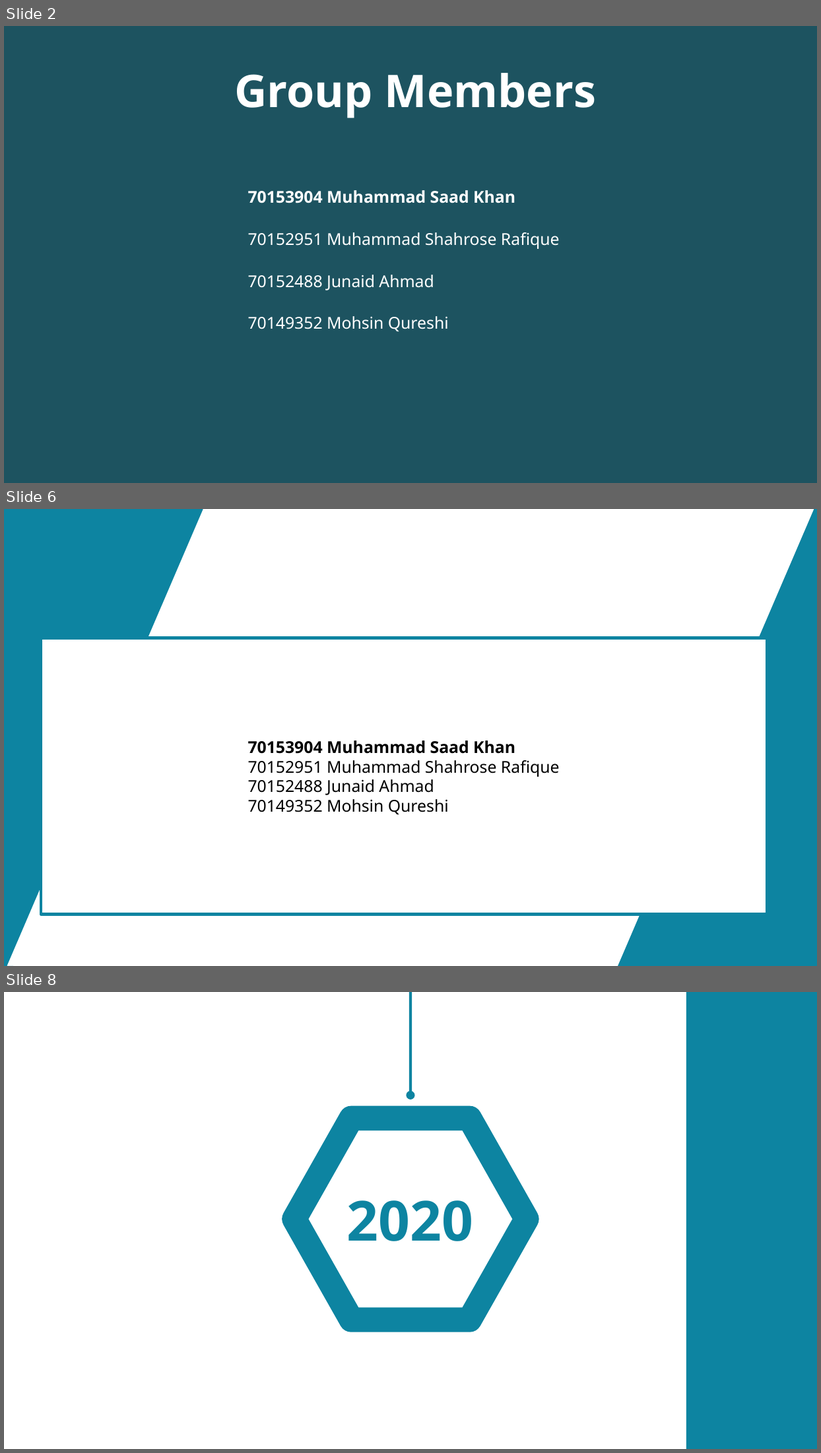
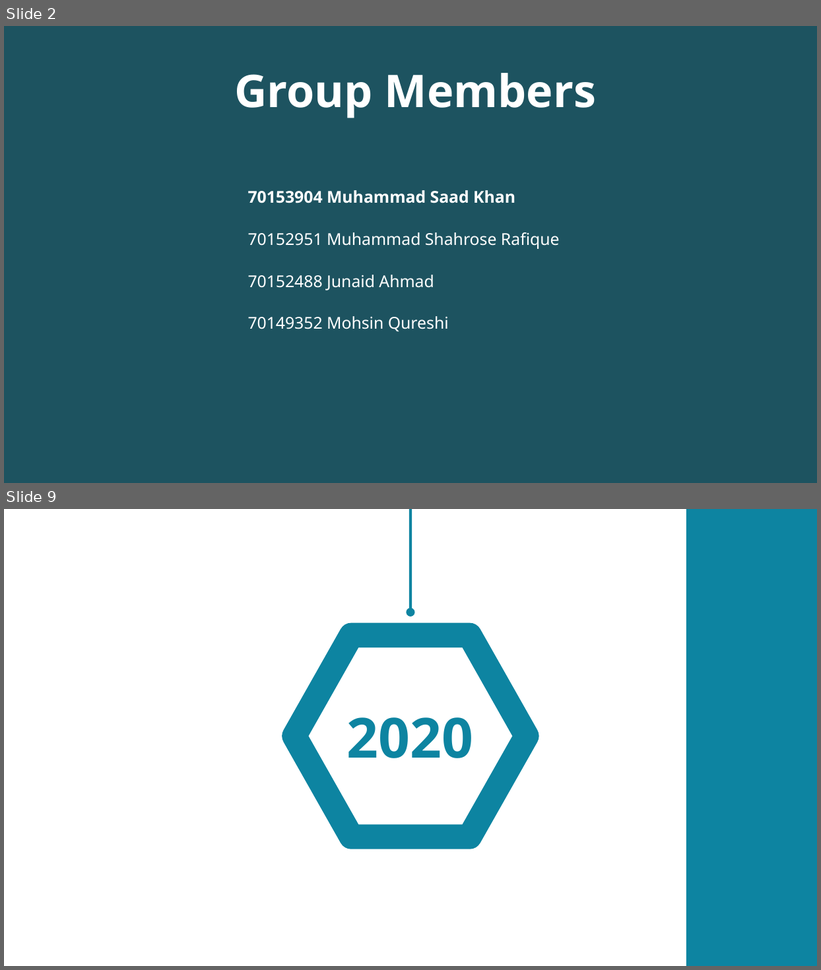
Before and after one commit to AlphaBeast97/DBMS-Flutter-Porject, a slide deck: proposal.odp. Shown one above the other, each under a label of ours: slides 2, 6 and 8 before the commit, slides 2 and 9 after it; the slides between them are not shown. The pictures are 821x1453 and 821x970 pixels, drawn with LibreOffice and Linux fonts; fonts in the diff are those of the drawing; background and template pictures are left out; a plain dark background stands for a picture behind light text. Boxes give left, top, right and bottom in pixels: in the first picture for what was removed or moved away, otherwise in the second. Text is boxed around its words. In the diff, an @@ line names an element or a change of style, - is before the commit and + after.

```diff
--- a/proposal.odp
+++ b/proposal.odp
@@ slide 6 removed at box(4, 509, 817, 966), background #FFFFFF @@
@@ freeform shape removed at box(4, 509, 203, 966) @@
@@ freeform shape removed at box(618, 509, 817, 966) @@
@@ rectangle removed at box(41, 638, 767, 915) @@
-70153904 Muhammad Saad Khan
-70152951 Muhammad Shahrose Rafique
-70152488 Junaid Ahmad
-70149352 Mohsin Qureshi
@@ what was slide 8 is now slide 9 @@
```
Also in this commit, not shown: 6 slides added, 4 other slides removed, 4 other files.
